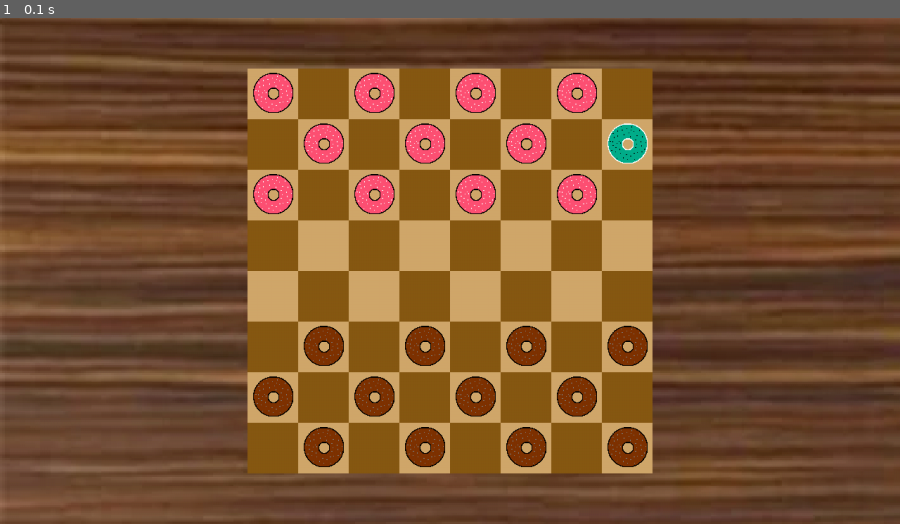
Above: before the commit, frame 1.
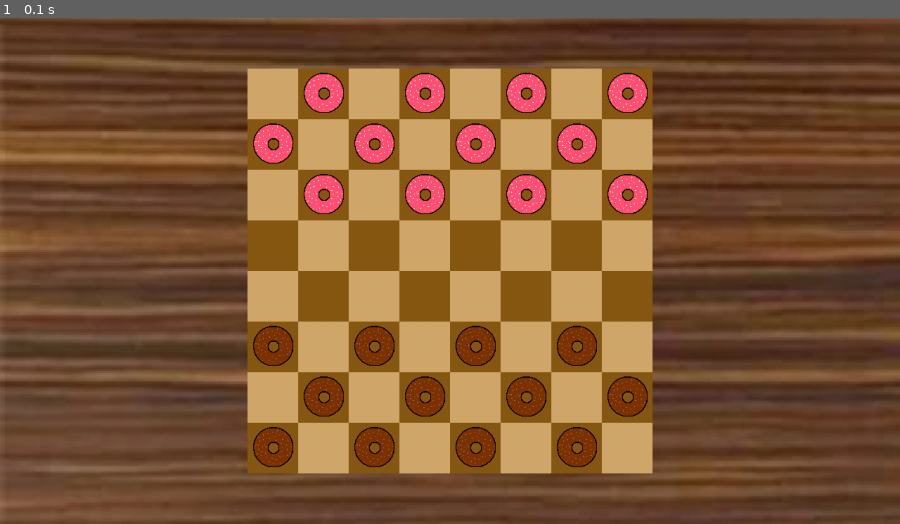
Above: after the commit, the same moment.

Repository: SeriousGuy888/pygame-checkers
Game: pygame game, started from __main__.py
Same seed, same stepped clock (60 frames per second), same inputs: the game is played once before the commit and once after it.
Inputs:
- Up to frame 1 (0.1 s): no input

The runs differ from the first frame. In frame 1, 13% of the frame differs, in the area x 28-72%, y 10-89%.

Commit message:
put the pieces back on the dark squares

Diff:
--- a/__main__.py
+++ b/__main__.py
@@ -64,20 +64,21 @@
             squares.append(square.Square(square_colour, x, y))
 
     for x in range(1, 8, 2):
+        # todo: combine these two for loops because what is being done here is a terrible coding practice
         for y in range(1, 4):
-            x_coord = x + (y % 2)
+            x_coord = x + (1 - (y % 2))
             y_coord = y
             for loop_square in squares:
                 if loop_square.x == x_coord and loop_square.y == y_coord:
                     pieces.append(piece.Piece(0, loop_square))
         for y in range(6, 9):
-            x_coord = x + (y % 2)
+            x_coord = x + (1 - (y % 2))
             y_coord = y
             for loop_square in squares:
                 if loop_square.x == x_coord and loop_square.y == y_coord:
                     pieces.append(piece.Piece(1, loop_square))
 
-    random.choice(pieces).move_piece()
+    # random.choice(pieces).move_piece()
 
 main()
 
